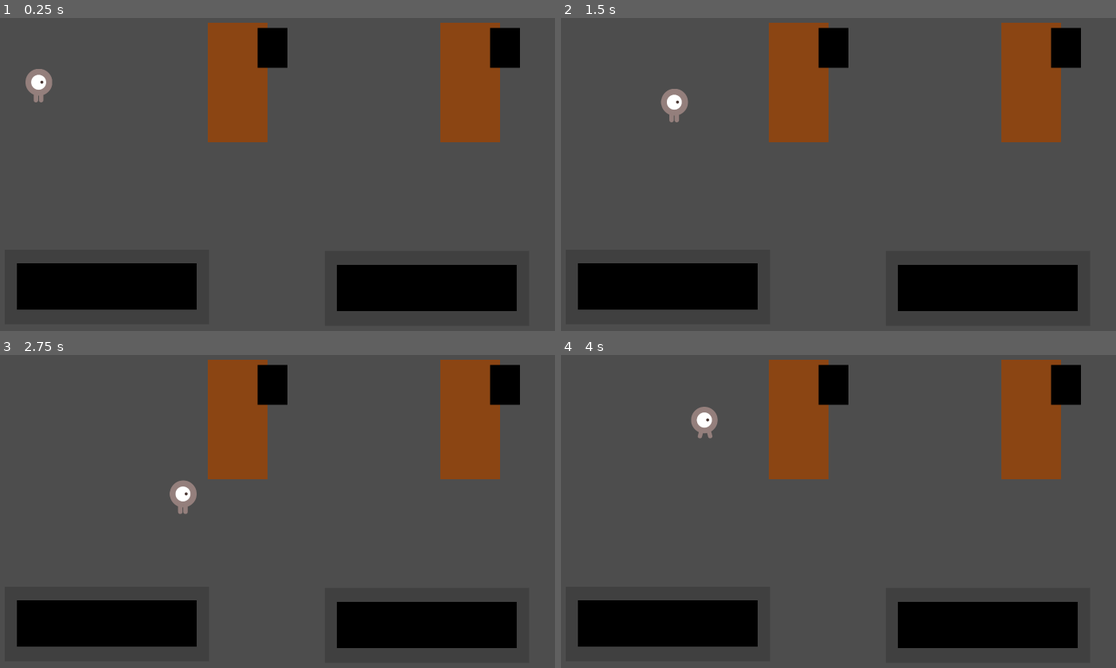
Above: before the commit, frames 1-4 (two rows, left to right).
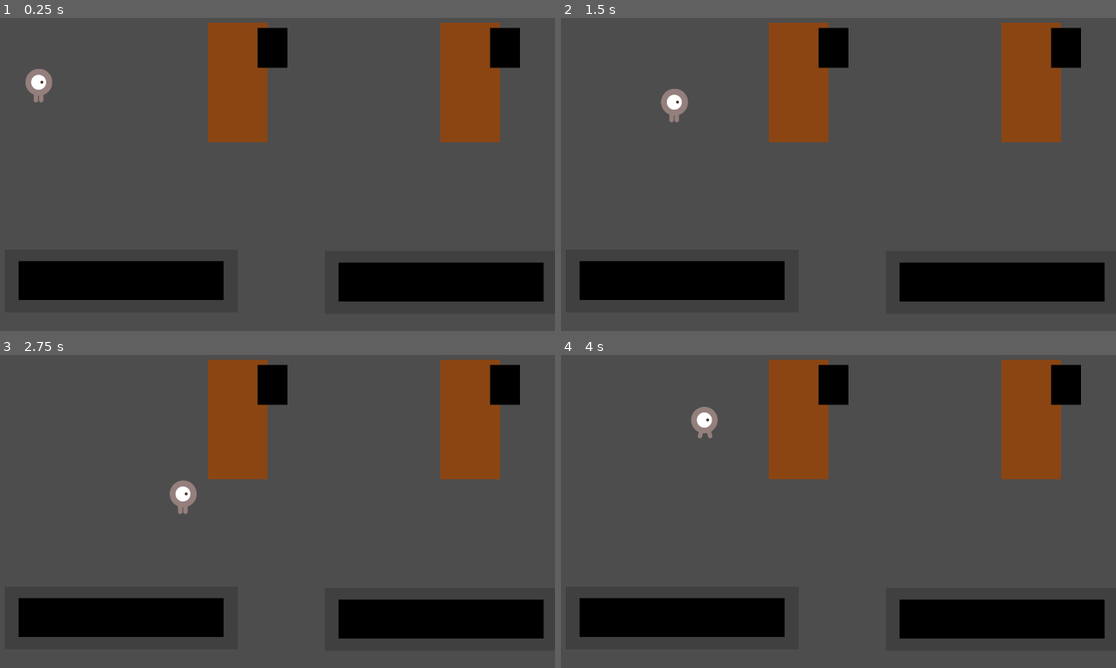
Above: after the commit, the same moments.

Repository: rknm-cell/over_employed
Game: Godot game, scene res://main_room.tscn
The game is run twice, just before and just after one commit, with the same random seed, the same clock (stepped at 60 frames per second) and the same inputs.
Inputs:
- Up to frame 1 (0.25 s): no input
- Up to frame 2 (1.5 s): tap Enter (ui_accept) at 0.5 s; hold D (move_right) 0.53-1.28 s; hold Enter (ui_accept) 0.53-1.28 s; hold S (move_down) from 1.28 s (still down); tap Space (computer_activate) at 1.35 s
- Up to frame 3 (2.75 s): tap Enter (ui_accept) at 1.52, 1.55, 1.82 s; release S (move_down) at 2.03 s; hold D (move_right) from 2.03 s (still down); hold Enter (ui_accept) from 2.03 s (still down)
- Up to frame 4 (4 s): release D (move_right) at 2.78 s; release Enter (ui_accept) at 2.78 s; hold W (move_up) 2.78-3.53 s; tap Space (computer_activate) at 2.85 s; tap Enter (ui_accept) at 3.02, 3.05, 3.32 s; hold A (move_left) from 3.53 s (still down); hold Enter (ui_accept) from 3.53 s (still down)

The runs differ from the first frame. In frame 1, 3.8% of the frame differs, in the area x 3-98%, y 77-94%; in frame 2, 3.8%; in frame 3, 3.8%; in frame 4, 3.8%.

Commit message:
formatting

Diff:
--- a/over_employed/computer.tscn
+++ b/over_employed/computer.tscn
@@ -4,25 +4,27 @@
 [ext_resource type="Script" uid="uid://c4jl4ifhhr4jd" path="res://computer.gd" id="1_vu6j8"]
 
 [sub_resource type="RectangleShape2D" id="RectangleShape2D_4q3hy"]
-size = Vector2(687, 199)
+size = Vector2(778.75, 211.5)
 
 [sub_resource type="RectangleShape2D" id="RectangleShape2D_inter"]
-size = Vector2(685, 244)
+size = Vector2(779.5, 212.5)
 
 [node name="Computer" type="StaticBody2D"]
 script = ExtResource("1_vu6j8")
 
 [node name="Sprite2D" type="Sprite2D" parent="."]
+position = Vector2(48, -20)
+scale = Vector2(1.14035, 0.84)
 texture = ExtResource("1_2p3k8")
 
 [node name="CollisionShape2D" type="CollisionShape2D" parent="."]
-position = Vector2(2.5, -23.5)
+position = Vector2(48.625, -21.75)
 shape = SubResource("RectangleShape2D_4q3hy")
 
 [node name="InteractionArea" type="Area2D" parent="."]
 
 [node name="CollisionShape2D" type="CollisionShape2D" parent="InteractionArea"]
-position = Vector2(1.5, -1)
+position = Vector2(48.25, -22.25)
 shape = SubResource("RectangleShape2D_inter")
 
 [connection signal="body_entered" from="InteractionArea" to="." method="_on_body_entered"]
--- a/over_employed/pushpal_desk1.gd
+++ b/over_employed/pushpal_desk1.gd
@@ -8,11 +8,11 @@
 var is_active = false
 
 @onready var typing_sound = preload("res://sounds/laptop_typing.wav")
-
+@onready var computerOn_sound = preload("res://sounds/computer_start.wav")
 func _ready():
 	# Setup audio
 	add_child(audio_player)
-	audio_player.stream = typing_sound
+
 	# Connect signals
 	interaction_area.body_entered.connect(_on_player_entered)
 	interaction_area.body_exited.connect(_on_player_exited)
@@ -38,9 +38,17 @@
 func activate_monitor():
 	is_active = true
 	monitor.color = Color.GREEN
-	play_sounds()
+	computerOn()
+	await get_tree().create_timer(4.0).timeout
 	print("Monitor activated!")
+	typing()
+	print("player typing")
 
-func play_sounds():
+func computerOn():
+	audio_player.stream = computerOn_sound
+	audio_player.play()
+
+func typing():
 	# Generate a simple ding sound
+	audio_player.stream = typing_sound
 	audio_player.play()
Not shown, added: over_employed/sounds/computer_start.wav.import
Not shown, added: over_employed/sounds/computer_start.wav
